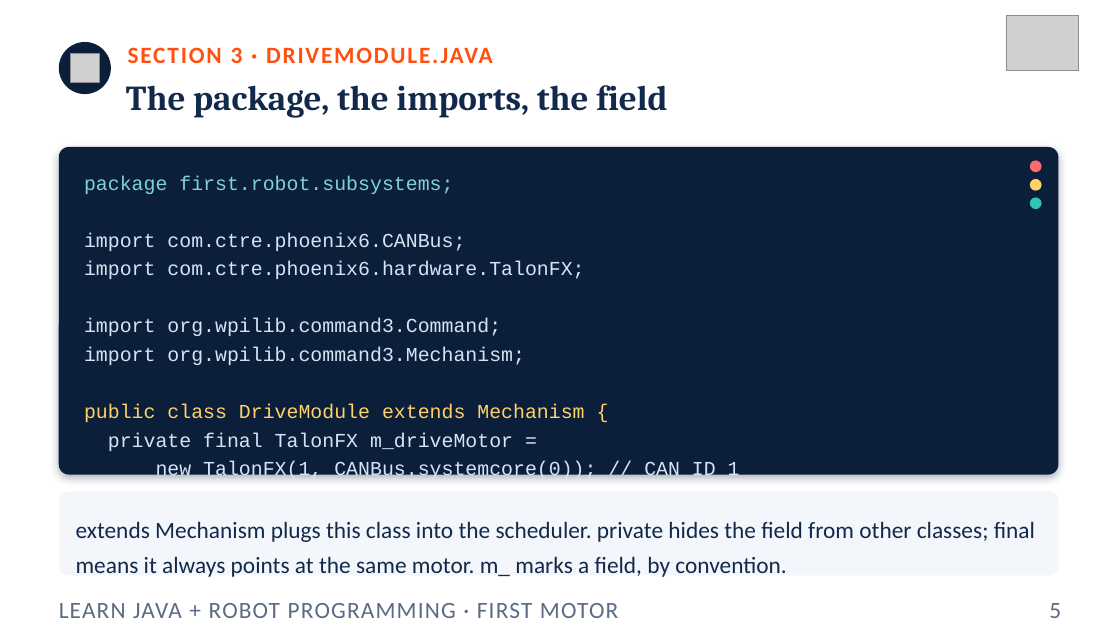
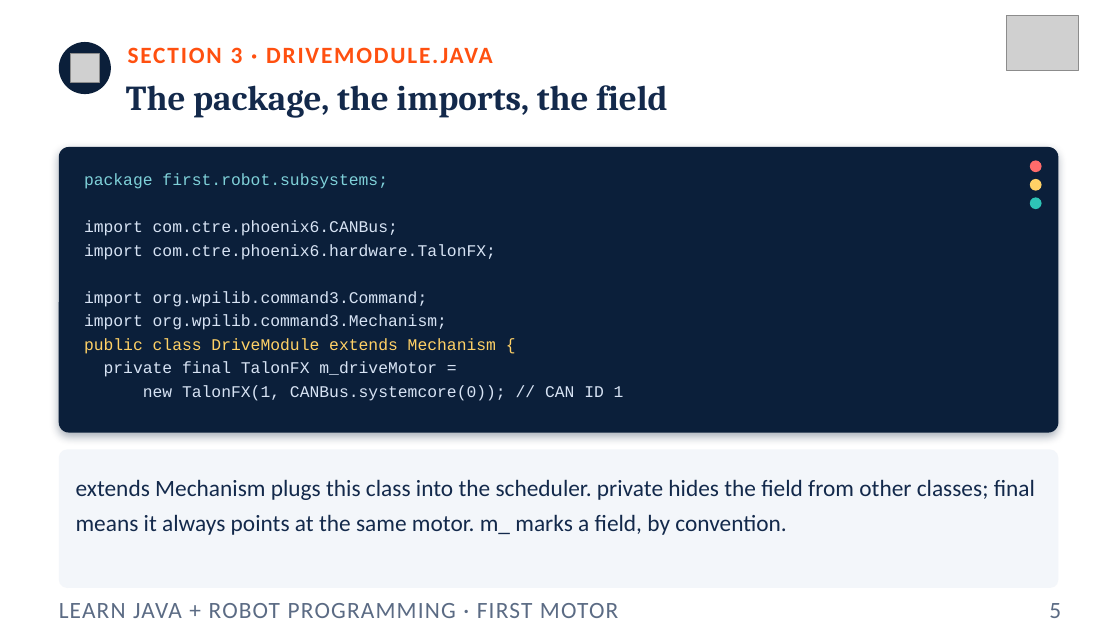
Before and after one commit to FRC5010/BasicRobotLessons, a slide deck: slide 5 of docs/presentations/v3/01-first-motor.pptx. Drawn at 1120x630 pixels with LibreOffice and Linux fonts; fonts in the diff are those of the drawing; grey boxes stand for pictures. Boxes give left, top, right and bottom in pixels: in the first picture for what was removed or moved away, otherwise in the second. Text is boxed around its words. In the diff, an @@ line names an element or a change of style, - is before the commit and + after.

```diff
--- a/docs/presentations/v3/01-first-motor.pptx
+++ b/docs/presentations/v3/01-first-motor.pptx
@@ rounded rectangle at (59, 147, 1059, 433): proportions changed @@
@@ rounded rectangle: place and size @@
-rounded rectangle at (59, 147, 1059, 475)
+rounded rectangle at (59, 147, 1059, 433)
@@ text "package first.robot.subsystems;" at (84, 173, 624, 401): size 17 to 14 pt @@
@@ rounded rectangle: place and size @@
-rounded rectangle at (59, 492, 1059, 576)
+rounded rectangle at (59, 450, 1059, 588)
@@ rounded rectangle at (59, 450, 1059, 588): proportions changed @@
@@ text "extends Mechanism plugs this class ...": place and size @@
-text "extends Mechanism plugs this class ..." at (76, 521, 1035, 577)
+text "extends Mechanism plugs this class ..." at (76, 479, 1035, 535)
```
Also in this commit, not shown: 7 other slides changed, 11 other files.
